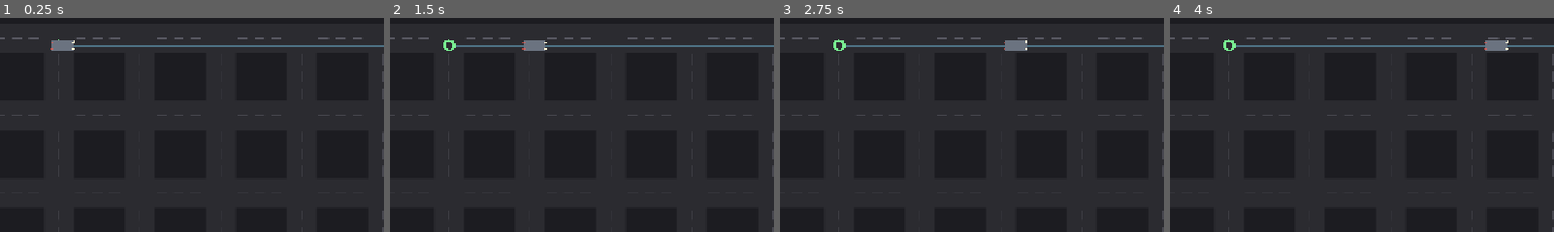
Above: before the commit, frames 1-4 (left to right).
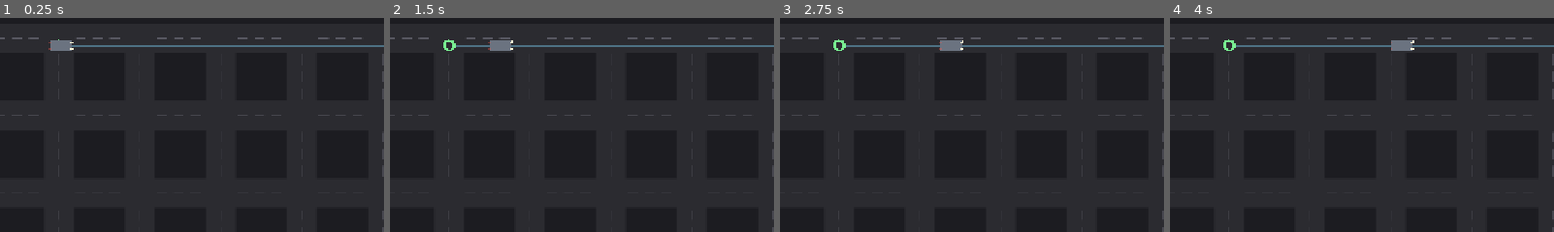
Above: after the commit, the same moments.

Repository: kristofsw/city-traffic-sim
Game: Godot game, scene res://scenes/main.tscn
Same seed, same stepped clock (60 frames per second), same inputs: the game is played once before the commit and once after it.
Inputs (mouse positions are % of the whole screen's width and height, from its top left):
- Up to frame 1 (0.25 s): no input
- Up to frame 2 (1.5 s): tap Enter at 0.5 s; move the mouse to (72, 45) at 0.52 s; hold Shift 0.53-1.25 s; click (72, 45) at 0.67 s; tap Space at 1.25 s; drag from (30, 55) to (45, 70) at 1.27 s
- Up to frame 3 (2.75 s): tap Enter at 2 s; move the mouse to (60, 28) at 2.02 s; tap Ctrl at 2.1 s; click (60, 28) at 2.17 s
- Up to frame 4 (4 s): tap Space at 2.75 s; drag from (45, 70) to (20, 35) at 2.77 s; tap Enter at 3.5 s; move the mouse to (80, 65) at 3.52 s; tap Alt at 3.6 s; click (80, 65) at 3.67 s
The pictures show only the part of the screen within x 27-77%, y 0-50%; the shares and areas given below are measured in that part.

The runs differ from the first frame. In frame 1, less than 0.1% of the frame differs, in the area x 12-20%, y 10-16%; in frame 2, 0.6%; in frame 3, 0.6%, in the area x 41-65%, y 10-16%; in frame 4, 0.6%.

Commit message:
feat: gentler accel/decel with look-ahead turn slowdown and brighter brake lights
Softer, more soothing driving feel:

- Lower cruising speed (120 -> 80 px/s) and gentler accel/decel rates
  (180/300 -> 90/130 px/s^2) so acceleration and braking take longer.
- Longer decel_distance (60 -> 120 px) for an earlier, lazier stop ramp.
- Stronger turn slowdown (factor 0.3 -> 0.5) with a lower floor (0.35 ->
  0.25) so corners read as a real crawl, not a brief dip.
- Structural change: extract _turn_factor_at(s_pos) (pure, testable) and
  make _target_speed_at sample it at both the current position and
  turn_look_ahead px ahead, keeping the lower of the two. The car now
  decelerates BEFORE entering a turn (anticipative) instead of only
  reacting once inside the arc. Recovery is governed by the gentler
  accel_rate, so it spools back up lazily after the turn.
- end_factor is sampled only at the current s (never at the look-ahead
  point) so the car never starts stopping turn_look_ahead px early.
- _turn_factor_at returns 1.0 past total_length, keeping the look-ahead
  from spuriously lowering the target near the destination.
- Brake lights: _braking_intensity denominator decel_rate*0.1 ->
  max_speed*0.2 so a modest overshoot lights the brakes fully; taillight
  baseline alpha 0.6 -> 0.35 so braking to 1.0 is clearly visible. With
  the look-ahead creating a real deceleration phase before each turn, the
  taillights now brighten exactly when you'd expect.

Tests: +5 (turn factor at apex/entry/exit, on line seg, past end, and a
look-ahead regression guard proving _target_speed_at drops below
max_speed before a turn). 45/45 green.

Diff:
--- a/scenes/vehicle.tscn
+++ b/scenes/vehicle.tscn
@@ -4,12 +4,13 @@
 
 [node name="Vehicle" type="Node2D"]
 script = ExtResource("1_vehicle")
-max_speed = 120.0
-accel_rate = 180.0
-decel_rate = 300.0
-decel_distance = 60.0
-turn_slowdown_factor = 0.3
-min_turn_speed_ratio = 0.35
+max_speed = 80.0
+accel_rate = 90.0
+decel_rate = 130.0
+decel_distance = 120.0
+turn_slowdown_factor = 0.5
+min_turn_speed_ratio = 0.25
+turn_look_ahead = 45.0
 snap_distance = 5.0
 snap_speed_threshold = 15.0
 lane_offset = 12.0
--- a/scripts/vehicle_controller.gd
+++ b/scripts/vehicle_controller.gd
@@ -17,12 +17,13 @@
 const HEADLIGHT_COLOR := Color(1.0, 0.96, 0.84, 1)  # #fff4d6
 const TAILLIGHT_COLOR := Color(1.0, 0.35, 0.30, 1)  # #ff5a4d
 
-@export var max_speed: float = 120.0  # px/s (cruising speed)
-@export var accel_rate: float = 180.0  # px/s^2 (acceleration)
-@export var decel_rate: float = 300.0  # px/s^2 (braking, stronger than accel)
-@export var decel_distance: float = 60.0  # px before destination to start braking
-@export var turn_slowdown_factor: float = 0.3  # speed reduction per radian of turn
-@export var min_turn_speed_ratio: float = 0.35  # never slower than this fraction in a turn
+@export var max_speed: float = 80.0  # px/s (cruising speed)
+@export var accel_rate: float = 90.0  # px/s^2 (acceleration, gentle)
+@export var decel_rate: float = 130.0  # px/s^2 (braking, gentle)
+@export var decel_distance: float = 120.0  # px before destination to start braking
+@export var turn_slowdown_factor: float = 0.5  # speed reduction per radian of turn
+@export var min_turn_speed_ratio: float = 0.25  # never slower than this fraction in a turn
+@export var turn_look_ahead: float = 45.0  # px; look ahead for upcoming turns
 @export var snap_distance: float = 5.0  # px; snap to arrival when this close
 @export var snap_speed_threshold: float = 15.0  # px/s; below this, snap to arrival
 @export var lane_offset: float = 12.0  # half-lane, right-hand drive
@@ -129,29 +130,53 @@
 
 
 ## Target speed at a given arc-length position. Combines:
-## - End ramp (decelerate to stop at destination, S-curve)
-## - Apex-based turn slowdown (slowest in the middle of each bezier arc)
-## The START acceleration is handled by the accel_rate itself (the car
-## ramps up from 0 naturally), so no start_factor is needed -- this avoids
-## a chicken-and-egg trap where target=0 at s=0 prevents the car from
-## ever moving. All factors are continuous (no jumps at segment boundaries).
+## - End ramp (decelerate to stop at destination, S-curve), sampled ONLY at
+##   the current position so the car never starts stopping early.
+## - Apex-based turn slowdown with LOOK-AHEAD: we sample the turn factor at
+##   the current position AND at `turn_look_ahead` px ahead, then keep the
+##   lower of the two. This makes the car slow BEFORE entering a turn
+##   (anticipative braking) instead of only reacting once inside the arc.
+##   Recovery after the turn is governed by the gentle accel_rate, so the
+##   car spools back up lazily rather than snapping to cruise.
+## The START acceleration is handled by accel_rate itself (the car ramps up
+## from 0 naturally), so no start_factor is needed -- this avoids a
+## chicken-and-egg trap where target=0 at s=0 prevents the car from ever
+## moving. All factors are continuous (no jumps at segment boundaries).
 func _target_speed_at(s_pos: float) -> float:
 	# End ramp: smoothstep from 1 to 0 over _eff_decel px before destination.
+	# Sampled ONLY at the current position (never at the look-ahead point),
+	# otherwise the car would begin stopping turn_look_ahead px early.
 	var end_factor: float = 1.0
 	if _eff_decel > 0.001:
 		end_factor = _smoothstep((total_length - s_pos) / _eff_decel)
-	# Turn slowdown: apex-based (slowest in the middle of the arc).
-	var turn_factor: float = 1.0
-	if seg_index < segments.size():
-		var seg: TrajectorySegment = segments[seg_index]
-		var turn_angle: float = seg.curvature_at(0.0)
-		if turn_angle > 0.001:
-			var progress: float = seg.progress_fraction(s_pos - seg_start_arc[seg_index])
-			# Triangle weight: 0 at entry, 1 at apex (progress=0.5), 0 at exit.
-			var apex_weight: float = 1.0 - abs(progress - 0.5) * 2.0
-			turn_factor = 1.0 - turn_angle * turn_slowdown_factor * apex_weight
-			turn_factor = max(turn_factor, min_turn_speed_ratio)
+	# Turn slowdown with look-ahead: take the lower of "now" and "ahead".
+	var turn_factor: float = min(_turn_factor_at(s_pos), _turn_factor_at(s_pos + turn_look_ahead))
 	return max_speed * end_factor * turn_factor
+
+
+## Turn slowdown factor at a given arc-length position. Returns 1.0 on
+## straight segments, and an apex-weighted reduction on bezier arcs (slowest
+## in the middle of the arc). Past the end of the trajectory returns 1.0
+## (no turn there), which keeps the look-ahead from spuriously lowering the
+## target near the destination. Pure and side-effect free for testability.
+func _turn_factor_at(s_pos: float) -> float:
+	if segments.is_empty():
+		return 1.0
+	# Clamp to trajectory bounds: past the end there is no turn.
+	var s_clamped: float = clamp(s_pos, 0.0, total_length)
+	# Locate the segment containing s_clamped (linear scan; small arrays).
+	var idx: int = 0
+	while idx < segments.size() - 1 and s_clamped >= seg_start_arc[idx] + segments[idx].length:
+		idx += 1
+	var seg: TrajectorySegment = segments[idx]
+	var turn_angle: float = seg.curvature_at(0.0)
+	if turn_angle <= 0.001:
+		return 1.0
+	var progress: float = seg.progress_fraction(s_clamped - seg_start_arc[idx])
+	# Triangle weight: 0 at entry, 1 at apex (progress=0.5), 0 at exit.
+	var apex_weight: float = 1.0 - abs(progress - 0.5) * 2.0
+	var factor: float = 1.0 - turn_angle * turn_slowdown_factor * apex_weight
+	return max(factor, min_turn_speed_ratio)
 
 
 ## Smoothstep: S-curve interpolation. Zero derivative at t=0 and t=1
@@ -216,7 +241,10 @@
 	var target: float = _target_speed_at(s)
 	if current_speed <= target:
 		return 0.0
-	return clamp((current_speed - target) / (decel_rate * 0.1), 0.0, 1.0)
+	# Denominator scales with max_speed so a modest overshoot lights the
+	# brakes fully -- previously decel_rate*0.1 was too large a denominator,
+	# so the rate-limited current_speed rarely overshot enough to register.
+	return clamp((current_speed - target) / (max_speed * 0.2), 0.0, 1.0)
 
 
 func _draw() -> void:
@@ -246,7 +274,8 @@
 	# Taillights at rear edge -- brighten when braking.
 	var braking: float = _braking_intensity()
 	var brake_radius: float = 1.8 + braking * 1.5
-	var taillight_alpha: float = 0.6 + braking * 0.4
+	# Low baseline alpha so braking (up to 1.0) is clearly visible against it.
+	var taillight_alpha: float = 0.35 + braking * 0.65
 	var taillight := Color(TAILLIGHT_COLOR.r, TAILLIGHT_COLOR.g, TAILLIGHT_COLOR.b, taillight_alpha)
 	var rear_local := Vector2(-length * 0.5, 0.0)
 	var rear_world := Vector2(
--- a/tests/unit/test_vehicle_logic.gd
+++ b/tests/unit/test_vehicle_logic.gd
@@ -29,3 +29,95 @@
 	# Point at the start of the segment.
 	var d2 := vc._dist_point_to_segment(Vector2(0, 0), Vector2(0, 0), Vector2(100, 0))
 	assert_almost_eq(d2, 0.0, 0.01, "distance from point on segment should be 0")
+
+
+func test_turn_factor_at_apex() -> void:
+	var vc := VehicleController.new()
+	autofree(vc)
+	vc.max_speed = 80.0
+	vc.turn_slowdown_factor = 0.5
+	vc.min_turn_speed_ratio = 0.25
+	_setup_line_then_bezier(vc)
+	# Apex of the bezier is at its midpoint: seg_start_arc[1] + bezier.length/2.
+	var apex_s: float = vc.seg_start_arc[1] + vc.segments[1].length / 2.0
+	var factor: float = vc._turn_factor_at(apex_s)
+	# At apex apex_weight=1, turn_angle=PI/2 -> factor = 1 - (PI/2)*0.5*1.
+	var expected: float = max(1.0 - (PI / 2.0) * 0.5 * 1.0, 0.25)
+	assert_almost_eq(factor, expected, 0.01, "turn factor at apex should match apex formula")
+
+
+func test_turn_factor_at_entry_exit() -> void:
+	var vc := VehicleController.new()
+	autofree(vc)
+	vc.turn_slowdown_factor = 0.5
+	vc.min_turn_speed_ratio = 0.25
+	_setup_line_then_bezier(vc)
+	# At the entry of the bezier (progress=0) apex_weight=0 -> factor=1.0.
+	var entry_s: float = vc.seg_start_arc[1]
+	assert_almost_eq(
+		vc._turn_factor_at(entry_s), 1.0, 0.001, "turn factor at arc entry should be 1.0"
+	)
+	# At the exit of the bezier (progress=1) apex_weight=0 -> factor=1.0.
+	var exit_s: float = vc.seg_start_arc[1] + vc.segments[1].length
+	assert_almost_eq(
+		vc._turn_factor_at(exit_s), 1.0, 0.001, "turn factor at arc exit should be 1.0"
+	)
+
+
+func test_turn_factor_at_line_seg() -> void:
+	var vc := VehicleController.new()
+	autofree(vc)
+	_setup_line_then_bezier(vc)
+	# On the straight LineSeg, curvature is 0 -> factor 1.0 everywhere.
+	var mid_line: float = vc.seg_start_arc[0] + vc.segments[0].length / 2.0
+	assert_almost_eq(
+		vc._turn_factor_at(mid_line), 1.0, 0.001, "turn factor on LineSeg should be 1.0"
+	)
+
+
+func test_turn_factor_past_end_is_one() -> void:
+	var vc := VehicleController.new()
+	autofree(vc)
+	_setup_line_then_bezier(vc)
+	# Past total_length there is no turn -> 1.0 (so look-ahead doesn't spuriously lower).
+	assert_almost_eq(
+		vc._turn_factor_at(vc.total_length + 100.0),
+		1.0,
+		0.001,
+		"turn factor past end should be 1.0"
+	)
+
+
+func test_look_ahead_lowers_target_before_turn() -> void:
+	var vc := VehicleController.new()
+	autofree(vc)
+	vc.max_speed = 80.0
+	vc.turn_slowdown_factor = 0.5
+	vc.min_turn_speed_ratio = 0.25
+	vc.turn_look_ahead = 45.0
+	vc.decel_distance = 9999.0  # push end-ramp far away so it doesn't interfere
+	_setup_line_then_bezier(vc)
+	# At the END of the LineSeg (just before the bezier), with no look-ahead the
+	# turn factor would be 1.0 (still on a straight). With look-ahead, the
+	# future bezier pulls the target down -> target < max_speed.
+	var end_of_line: float = vc.seg_start_arc[0] + vc.segments[0].length
+	var target: float = vc._target_speed_at(end_of_line)
+	assert_lt(
+		target, vc.max_speed, "look-ahead should lower target below max_speed before the turn"
+	)
+	# And it should be strictly less than the turn factor at the current
+	# position alone (1.0 on the line) would give -- i.e. max_speed.
+	assert_lt(target, vc.max_speed * 1.0, "target should be pulled below max_speed")
+
+
+## Build a LineSeg (100px) followed by a 90-degree BezierSeg arc and wire up
+## the vehicle's segment bookkeeping (segments, seg_start_arc, total_length).
+func _setup_line_then_bezier(vc: VehicleController) -> void:
+	var line := LineSeg.new(Vector2(0, 0), Vector2(100, 0))
+	# A 90-degree arc: from (100,0) bending to end at (100,100), control at (100,0)
+	# gives a sharp corner-like quadratic; for a smoother quarter circle use a
+	# control point at (200,0) so the arc bulges right then up.
+	var bez := BezierSeg.new(Vector2(100, 0), Vector2(100, 100), Vector2(100, 100))
+	vc.segments = [line, bez]
+	vc.seg_start_arc = [0.0, line.length]
+	vc.total_length = line.length + bez.length
Not shown, changed: ARCHITECTURE.md
Not shown, changed: README.md
